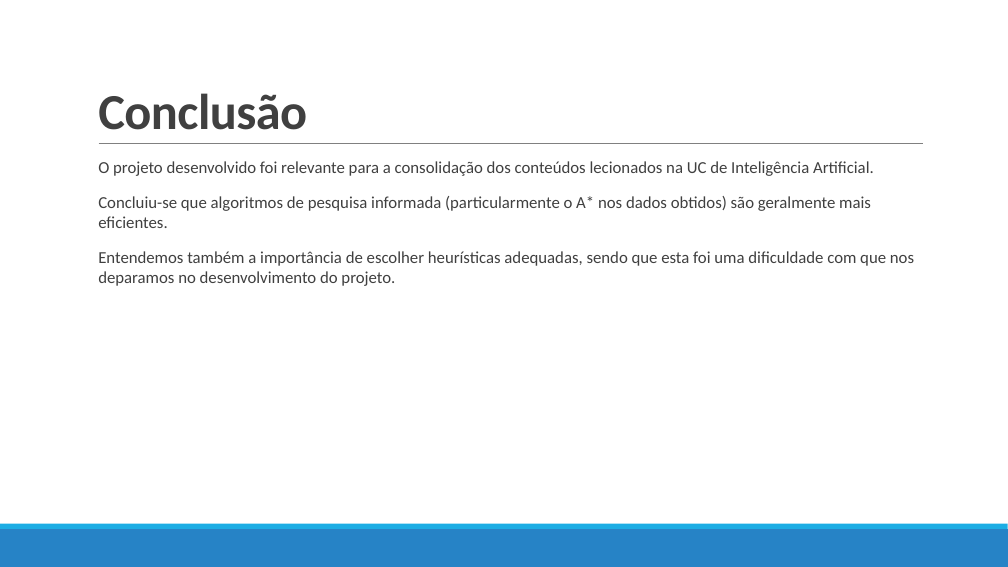
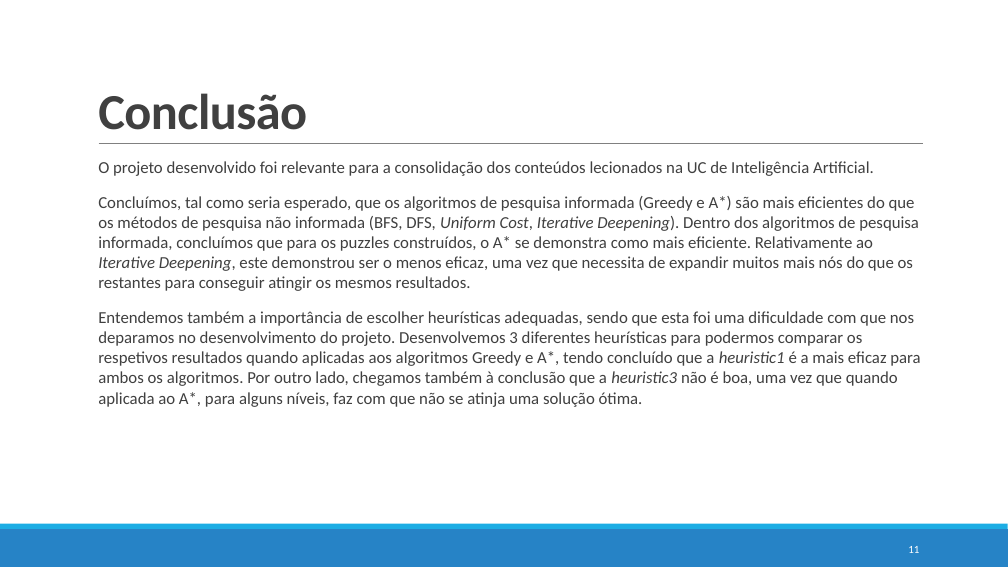
Before and after one commit to pedrovponte/IART-g39, a slide deck: slide 11 of docs/finalpresentation.pptx. Drawn at 1008x567 pixels with LibreOffice and Linux fonts; fonts in the diff are those of the drawing. Boxes give left, top, right and bottom in pixels: in the first picture for what was removed or moved away, otherwise in the second. Text is boxed around its words. In the diff, an @@ line names an element or a change of style, - is before the commit and + after.

```diff
--- a/docs/finalpresentation.pptx
+++ b/docs/finalpresentation.pptx
@@ text at [98, 196, 920, 407]: text changed @@
-  Concluiu-se que algoritmos de pesquisa informada (particularmente o A* nos dados obtidos) são geralmente mais eficientes.
-  Entendemos também a importância de escolher heurísticas adequadas, sendo que esta foi uma dificuldade com que nos deparamos no desenvolvimento do projeto.
+  Concluímos, tal como seria esperado, que os algoritmos de pesquisa informada (Greedy e A*) são mais eficientes do que os métodos de pesquisa não informada (BFS, DFS, Uniform Cost, Iterative Deepening). Dentro dos algoritmos de pesquisa informada, concluímos que para os puzzles construídos, o A* se demonstra como mais eficiente. Relativamente ao Iterative Deepening, este demonstrou ser o menos eficaz, uma vez que necessita de expandir muitos mais nós do que os restantes para conseguir atingir os mesmos resultados.
+  Entendemos também a importância de escolher heurísticas adequadas, sendo que esta foi uma dificuldade com que nos deparamos no desenvolvimento do projeto. Desenvolvemos 3 diferentes heurísticas para podermos comparar os respetivos resultados quando aplicadas aos algoritmos Greedy e A*, tendo concluído que a heuristic1 é a mais eficaz para ambos os algoritmos. Por outro lado, chegamos também à conclusão que a heuristic3 não é boa, uma vez que quando aplicada ao A*, para alguns níveis, faz com que não se atinja uma solução ótima.
@@ page number added at [908, 546, 919, 553], 10.5 pt, text #FFFFFF @@
+11
```
Also in this commit, not shown: 18 other slides changed, 8 other files.
